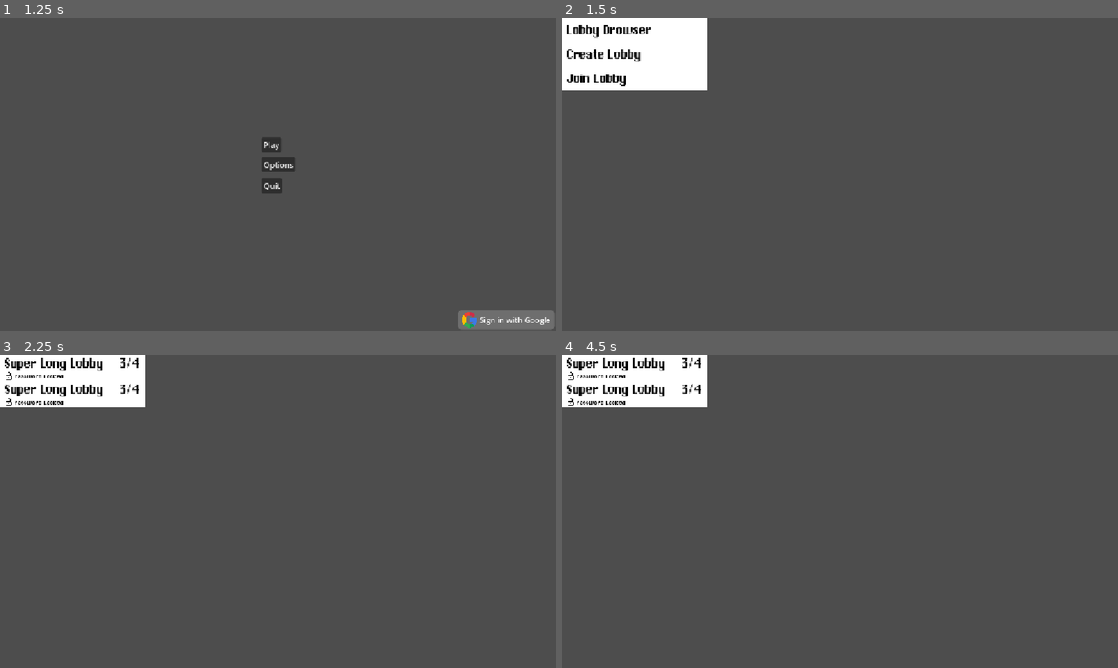
Above: before the commit, frames 1-4 (two rows, left to right).
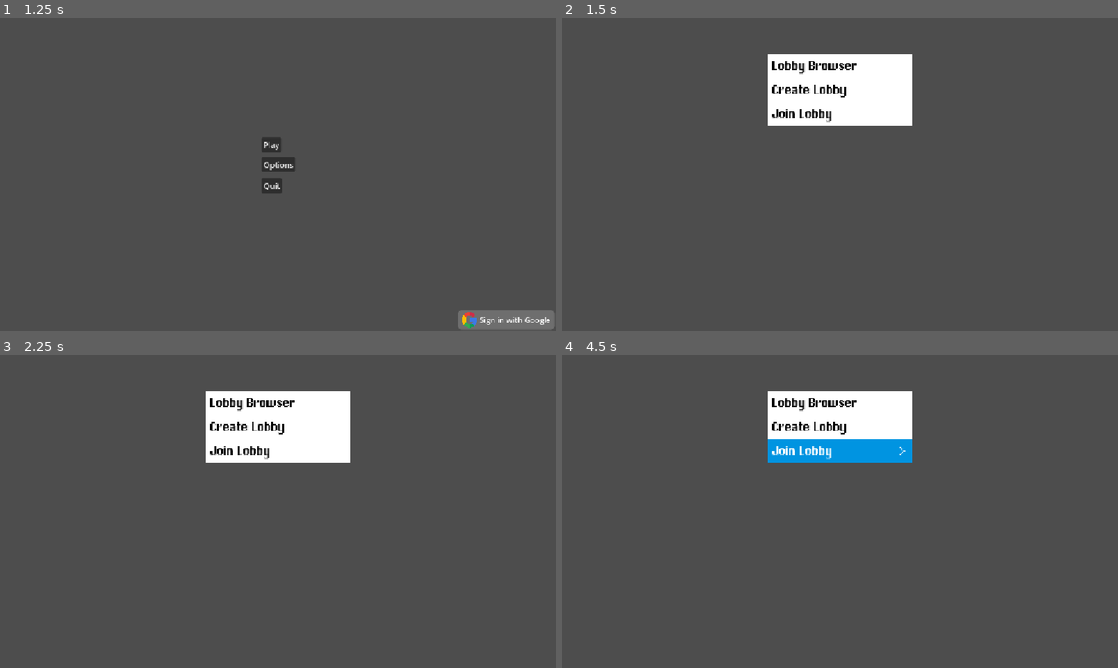
Above: after the commit, the same moments.

Repository: chrisgw4/TAG-Totally-Awesome-Game
Game: Godot game, scene res://scenes/menus/main_menu/main_menu.tscn
The game is run twice, just before and just after one commit, with the same random seed, the same clock (stepped at 60 frames per second) and the same inputs. The project has no main scene, so this scene is started directly. Sound files missing from this copy of the repository are replaced by a short silence.
Inputs (mouse positions are in pixels of both pictures, inside the frame that each line leads up to):
- Up to frame 1 (1.25 s): click (505, 318) at 0.5 s
- Up to frame 2 (1.5 s): click "Play" at 1.25 s
- Up to frame 3 (2.25 s): click (72, 367) at 2.02 s
- Up to frame 4 (4.5 s): tap Enter at 2.75, 4.25 s; move the mouse to (962, 495) at 2.77 s; hold D (game_move_right) 2.78-3.53 s; hold E (tag) 2.78-3.53 s; tap Space (game_jump) at 3.02, 3.5, 3.77 s; move the mouse to (728, 527) at 3.52 s; hold A (game_move_left) 3.53-4.28 s; tap E (tag) at 3.6 s; move the mouse to (895, 442) at 4.27 s; hold D (game_move_right) from 4.28 s (still down); hold E (tag) from 4.28 s (still down)

Frame 1 is identical in both runs. In frame 2, 12% of the frame differs, in the area x 0-63%, y 0-35%; in frame 3, 10%; in frame 4, 10%.

Commit message:
Add more lobby menus

Diff:
--- /dev/null
+++ b/scenes/lobby_menu/lobby_creator_menu.gd
@@ -0,0 +1,18 @@
+extends PanelContainer
+
+
+@export var create_button:Button
+@export var cancel_button:Button
+@export var lobby_line_edit:LineEdit
+@export var password_line_edit:LineEdit
+
+func _ready() -> void:
+	create_button.pressed.connect(_create)
+	cancel_button.pressed.connect(_cancel)
+
+
+func _cancel() -> void:
+	get_parent().get_parent().change_scene_to.emit(load("res://scenes/lobby_menu/lobby_option_selector.tscn"), self)
+
+func _create() -> void:
+	pass
--- a/scenes/lobby_menu/lobby_creator_menu.tscn
+++ b/scenes/lobby_menu/lobby_creator_menu.tscn
@@ -1,5 +1,6 @@
 [gd_scene format=3 uid="uid://dyi7icmkkta6s"]
 
+[ext_resource type="Script" uid="uid://b1sgd7of1182i" path="res://scenes/lobby_menu/lobby_creator_menu.gd" id="1_1fyfy"]
 [ext_resource type="FontFile" uid="uid://j3xukc1ievi8" path="res://assets/font/pixChicago.ttf" id="1_for0l"]
 
 [sub_resource type="StyleBoxFlat" id="StyleBoxFlat_wyu8n"]
@@ -27,18 +28,23 @@
 corner_radius_bottom_left = 1
 expand_margin_left = 2.0
 
-[node name="LobbyCreatorMenu" type="PanelContainer" unique_id=1983933455]
+[node name="LobbyCreatorMenu" type="PanelContainer" unique_id=1983933455 node_paths=PackedStringArray("create_button", "cancel_button", "lobby_line_edit", "password_line_edit")]
 custom_minimum_size = Vector2(300, 115)
 offset_right = 300.0
 offset_bottom = 94.0
 theme_override_styles/panel = SubResource("StyleBoxFlat_wyu8n")
+script = ExtResource("1_1fyfy")
+create_button = NodePath("MarginContainer/VBoxContainer/HBoxContainer3/CreateButton")
+cancel_button = NodePath("MarginContainer/VBoxContainer/HBoxContainer3/CancelButton")
+lobby_line_edit = NodePath("MarginContainer/VBoxContainer/HBoxContainer/HBoxContainer2/LobbyLineEdit")
+password_line_edit = NodePath("MarginContainer/VBoxContainer/HBoxContainer2/HBoxContainer4/PasswordLineEdit")
 
 [node name="MarginContainer" type="MarginContainer" parent="." unique_id=284512873]
 layout_mode = 2
 theme_override_constants/margin_left = 10
-theme_override_constants/margin_top = 2
+theme_override_constants/margin_top = 10
 theme_override_constants/margin_right = 10
-theme_override_constants/margin_bottom = 2
+theme_override_constants/margin_bottom = 10
 
 [node name="VBoxContainer" type="VBoxContainer" parent="MarginContainer" unique_id=322965309]
 layout_mode = 2
@@ -66,11 +72,12 @@
 custom_minimum_size = Vector2(170, 0)
 layout_mode = 2
 theme_override_colors/font_color = Color(0, 0, 0, 1)
+theme_override_colors/font_placeholder_color = Color(0.25490198, 0.25490198, 0.25490198, 0.6)
 theme_override_fonts/font = ExtResource("1_for0l")
 theme_override_font_sizes/font_size = 10
 theme_override_styles/normal = SubResource("StyleBoxFlat_anvxc")
 theme_override_styles/focus = SubResource("StyleBoxFlat_710q2")
-text = "1234567890ABCDEF"
+placeholder_text = "Lobby Name"
 alignment = 1
 max_length = 16
 
@@ -98,11 +105,12 @@
 custom_minimum_size = Vector2(170, 0)
 layout_mode = 2
 theme_override_colors/font_color = Color(0, 0, 0, 1)
+theme_override_colors/font_placeholder_color = Color(0.2556593, 0.2556586, 0.25565875, 0.6)
 theme_override_fonts/font = ExtResource("1_for0l")
 theme_override_font_sizes/font_size = 10
 theme_override_styles/normal = SubResource("StyleBoxFlat_anvxc")
 theme_override_styles/focus = SubResource("StyleBoxFlat_710q2")
-text = "1234567890ABCDEF"
+placeholder_text = "Password123"
 alignment = 1
 max_length = 16
 
@@ -111,7 +119,7 @@
 theme_override_constants/separation = 40
 alignment = 1
 
-[node name="CancelButton" type="Button" parent="MarginContainer/VBoxContainer/HBoxContainer3" unique_id=1896523568]
+[node name="CancelButton" type="Button" parent="MarginContainer/VBoxContainer/HBoxContainer3" unique_id=1234323783]
 custom_minimum_size = Vector2(100, 0)
 layout_mode = 2
 theme_override_fonts/font = ExtResource("1_for0l")
--- a/scenes/lobby_menu/lobby_menu_option.gd
+++ b/scenes/lobby_menu/lobby_menu_option.gd
@@ -13,11 +13,11 @@
 func _ready() -> void:
 	label.text = label_text
 
-	focus_entered.connect(_change_blue)
-	mouse_entered.connect(_change_blue)
+	button.focus_entered.connect(_change_blue)
+	button.mouse_entered.connect(_change_blue)
 
-	mouse_exited.connect(_change_white)
-	focus_exited.connect(_change_white)
+	button.mouse_exited.connect(_change_white)
+	button.focus_exited.connect(_change_white)
 
 	button.pressed.connect(_clicked)
 
--- a/scenes/lobby_menu/lobby_menu_option.tscn
+++ b/scenes/lobby_menu/lobby_menu_option.tscn
@@ -7,6 +7,15 @@
 bg_color = Color(1, 1, 1, 1)
 
 [sub_resource type="StyleBoxFlat" id="StyleBoxFlat_kxjff"]
+bg_color = Color(0.60038817, 0.60038817, 0.60038817, 0)
+
+[sub_resource type="StyleBoxFlat" id="StyleBoxFlat_aedco"]
+bg_color = Color(0.60038817, 0.60038817, 0.60038817, 0)
+
+[sub_resource type="StyleBoxFlat" id="StyleBoxFlat_8tkyk"]
+bg_color = Color(0.60038817, 0.60038817, 0.60038817, 0)
+
+[sub_resource type="StyleBoxFlat" id="StyleBoxFlat_48ihq"]
 bg_color = Color(0.60038817, 0.60038817, 0.60038817, 0)
 
 [sub_resource type="StyleBoxEmpty" id="StyleBoxEmpty_bxaa6"]
@@ -30,6 +39,9 @@
 offset_right = 300.0
 offset_bottom = 50.0
 theme_override_styles/normal = SubResource("StyleBoxFlat_kxjff")
+theme_override_styles/pressed = SubResource("StyleBoxFlat_aedco")
+theme_override_styles/hover = SubResource("StyleBoxFlat_8tkyk")
+theme_override_styles/focus = SubResource("StyleBoxFlat_48ihq")
 
 [node name="Label" type="Label" parent="." unique_id=1287196838]
 layout_mode = 0
--- a/scenes/lobby_menu/lobby_option_selector.gd
+++ b/scenes/lobby_menu/lobby_option_selector.gd
@@ -12,10 +12,10 @@
 
 
 func _change_to_lobby_browser() -> void:
-	SceneHolder.change_scene_to.emit(preload("res://scenes/lobby_menu/lobby_selector.tscn"), self)
+	get_parent().get_parent().change_scene_to.emit(preload("res://scenes/lobby_menu/lobby_selector.tscn"), self)
 
 func _change_to_create_lobby() -> void:
-	pass
+	get_parent().get_parent().change_scene_to.emit(preload("res://scenes/lobby_menu/lobby_creator_menu.tscn"), self)
 
 func _change_to_join_lobby() -> void:
 	pass
--- /dev/null
+++ b/scenes/lobby_menu/old_music_device_menu.gd
@@ -0,0 +1,15 @@
+extends CanvasLayer
+
+signal change_scene_to(scene:PackedScene, object)
+
+@export var box_container:BoxContainer
+
+func _ready() -> void:
+	change_scene_to.connect(_change_scene)
+
+
+func _change_scene(scene:PackedScene, object) -> void:
+
+	print(scene)
+	box_container.add_child(scene.instantiate())
+	object.queue_free()
--- /dev/null
+++ b/scenes/lobby_menu/old_music_device_menu.tscn
@@ -0,0 +1,25 @@
+[gd_scene format=3 uid="uid://bmyf4uratbvd7"]
+
+[ext_resource type="Script" uid="uid://c7umlacrj51pi" path="res://scenes/lobby_menu/old_music_device_menu.gd" id="1_sfg4r"]
+[ext_resource type="PackedScene" uid="uid://bjnbrygpwo8vd" path="res://scenes/lobby_menu/lobby_option_selector.tscn" id="1_usm8w"]
+
+[node name="OldMusicDeviceMenu" type="CanvasLayer" unique_id=319420344 node_paths=PackedStringArray("box_container")]
+script = ExtResource("1_sfg4r")
+box_container = NodePath("BoxContainer")
+
+[node name="BoxContainer" type="BoxContainer" parent="." unique_id=739205110]
+anchors_preset = 8
+anchor_left = 0.5
+anchor_top = 0.5
+anchor_right = 0.5
+anchor_bottom = 0.5
+offset_left = -150.0
+offset_top = -250.0
+offset_right = 150.0
+offset_bottom = 250.0
+grow_horizontal = 2
+grow_vertical = 2
+size_flags_horizontal = 4
+
+[node name="LobbyOptionSelector" parent="BoxContainer" unique_id=1983933455 instance=ExtResource("1_usm8w")]
+layout_mode = 2
--- a/scenes/menus/infinite_tile_scroll.tscn
+++ b/scenes/menus/infinite_tile_scroll.tscn
@@ -4151,6 +4151,7 @@
 [node name="InfiniteTileScroll" type="Parallax2D" unique_id=1883197413]
 repeat_size = Vector2(1152, 0)
 autoscroll = Vector2(-40, 0)
+repeat_times = 3
 
 [node name="ColorRect" type="ColorRect" parent="." unique_id=1457118727]
 offset_right = 1152.0
--- a/scenes/menus/main_menu/main_menu.gd
+++ b/scenes/menus/main_menu/main_menu.gd
@@ -32,7 +32,7 @@
 func _play_pressed() -> void:
 	sign_in_google_button._sign_in_anonymously()
 
-	SceneHolder.change_scene_to.emit(preload("res://scenes/lobby_menu/lobby_option_selector.tscn"), self)
+	SceneHolder.change_scene_to.emit(preload("res://scenes/lobby_menu/old_music_device_menu.tscn"), self)
 
 
 
--- a/scenes/menus/toast.tscn
+++ b/scenes/menus/toast.tscn
@@ -1,6 +1,7 @@
 [gd_scene format=3 uid="uid://chg0em4s5gf5q"]
 
 [ext_resource type="Script" uid="uid://brvjruagbr5tl" path="res://scenes/menus/toast.gd" id="1_7koyj"]
+[ext_resource type="FontFile" uid="uid://j3xukc1ievi8" path="res://assets/font/pixChicago.ttf" id="2_jolcr"]
 
 [sub_resource type="StyleBoxFlat" id="StyleBoxFlat_wyu8n"]
 bg_color = Color(0.08745768, 0.087457694, 0.087457635, 0.40392157)
@@ -24,4 +25,5 @@
 
 [node name="Label" type="Label" parent="MarginContainer" unique_id=947337678]
 layout_mode = 2
+theme_override_fonts/font = ExtResource("2_jolcr")
 text = "Connecting to Multiplayer..."
Not shown, added: scenes/lobby_menu/lobby_creator_menu.gd.uid
Not shown, added: scenes/lobby_menu/old_music_device_menu.gd.uid
